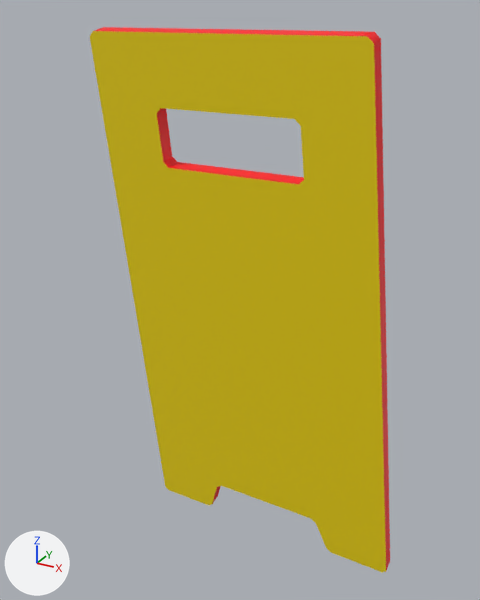
The FBX model models/props/wet_floor_sign/wet_floor_sign.FBX, before and after one commit.
The view is the same before and after, from a 50 mm lens placed at (0.363, -0.451, 0.766), pointed at (-0.021, 0.248, 0.417). The lights are fixed; the arrows at lower left show +X, +Y and +Z. Where no turn or scale is listed for an object, it has been applied to the vertices.

The scene before the commit, as lines of its bpy script (objects in view):
```python
me_mesh = bpy.data.meshes.new('Mesh')
me_mesh.from_pydata(...)  # 180 vertices, 360 faces; spans x -0.196..0.196, y 0.16..0.318, z -0.008..0.737
# faces by material slot: [220, 20, 120]
me_mesh.materials.append(mat_upperface)  # red #ff000a
me_mesh.materials.append(mat_innersides)  # blue #0024ff
me_mesh.materials.append(mat_bottonface)  # yellow #fee200
ob_wetfloor004 = bpy.data.objects.new('WETFloor004', me_mesh)
ob_wetfloor004.location = (0.0, 0.0, 0.01)
```
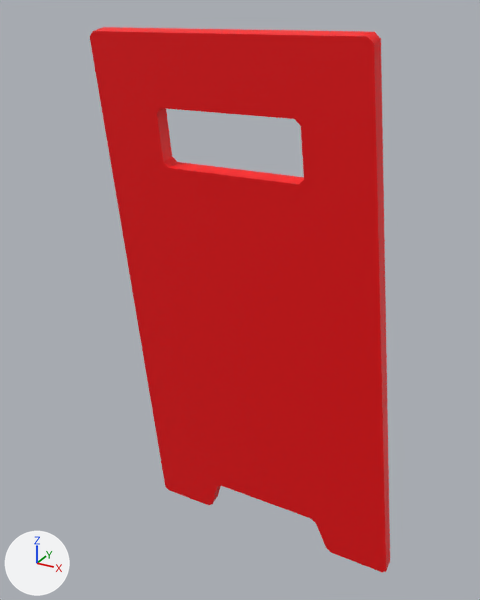
Location of each change, (x1, y1, x2, y2) in pixels of the pictures (480 x 600 px):
part 1 of me_mesh, recoloured (yellow to red): (90, 31, 386, 572) in both

What changed in the scene script:
```text
Change me_mesh:
    where me_mesh.from_pydata(...)  # 180 vertices, 360 faces; spans x -0.196..0.196, y 0.16..0.318, z -0.008..0.737
    used by ob_wetfloor004; location = (0.0, 0.0, 0.01)
    remove me_mesh.materials.append(mat_innersides)  # blue #0024ff
    me_mesh part 1: all 120 faces that had it switch from mat_bottonface (yellow #fee200) to mat_upperface (red #ff000a)
```
